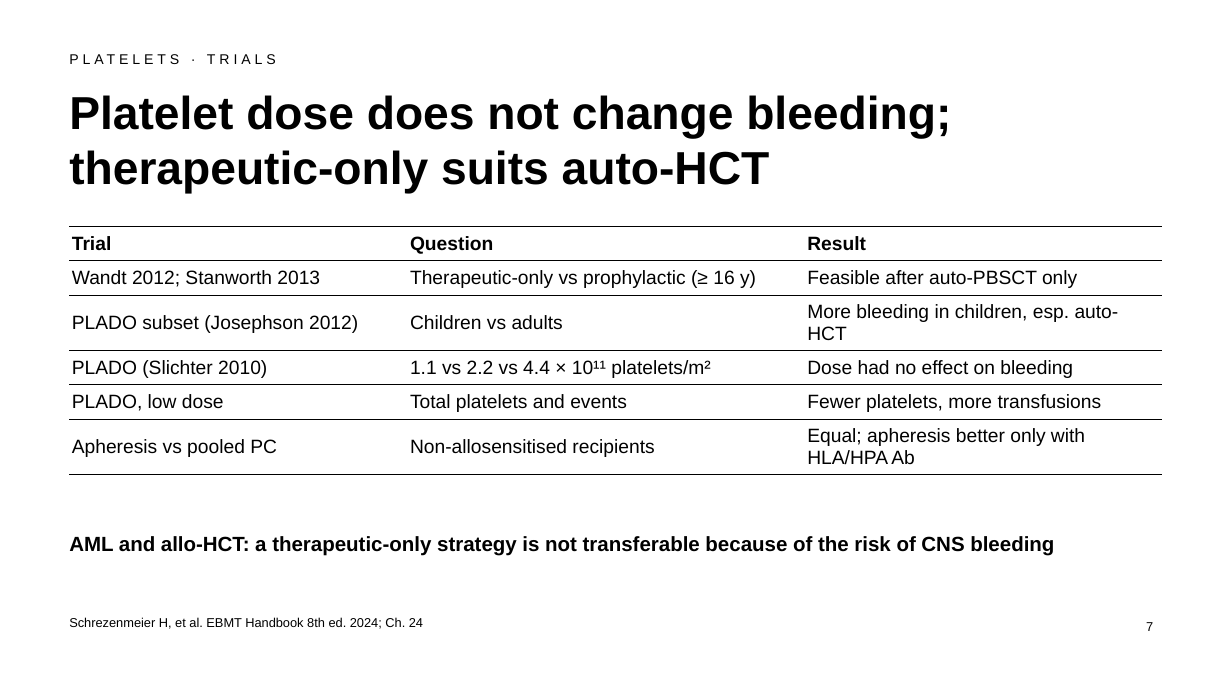
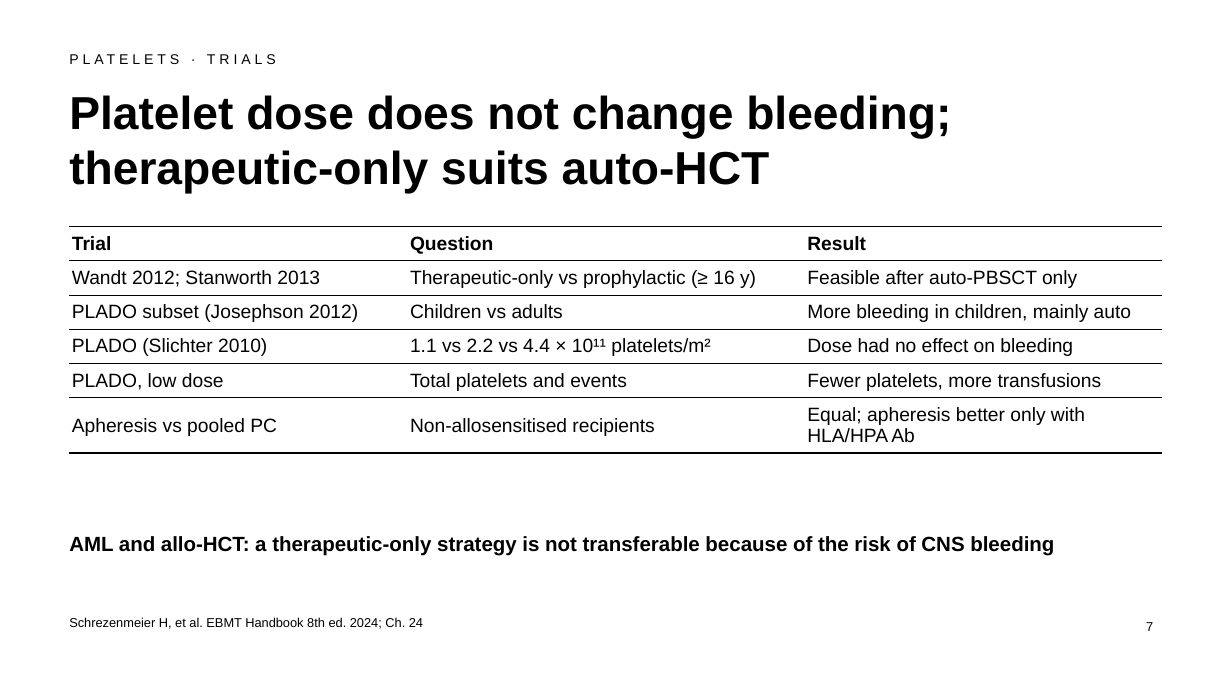
Before and after one commit to htlin222/ebmt-handbook-skill, a slide deck: slide 7 of slides/decks/s06-transfusion-abo.pptx. Drawn at 1232x693 pixels with LibreOffice and Linux fonts; fonts in the diff are those of the drawing. Boxes give left, top, right and bottom in pixels: in the first picture for what was removed or moved away, otherwise in the second. Text is boxed around its words. In the diff, an @@ line names an element or a change of style, - is before the commit and + after.

```diff
--- a/slides/decks/s06-transfusion-abo.pptx
+++ b/slides/decks/s06-transfusion-abo.pptx
@@ table at (69,226,1163,447) @@
-row 3, column 3: More bleeding in children, esp. auto-HCT
+row 3, column 3: More bleeding in children, mainly auto
```
Also in this commit, not shown: 5 other files.
